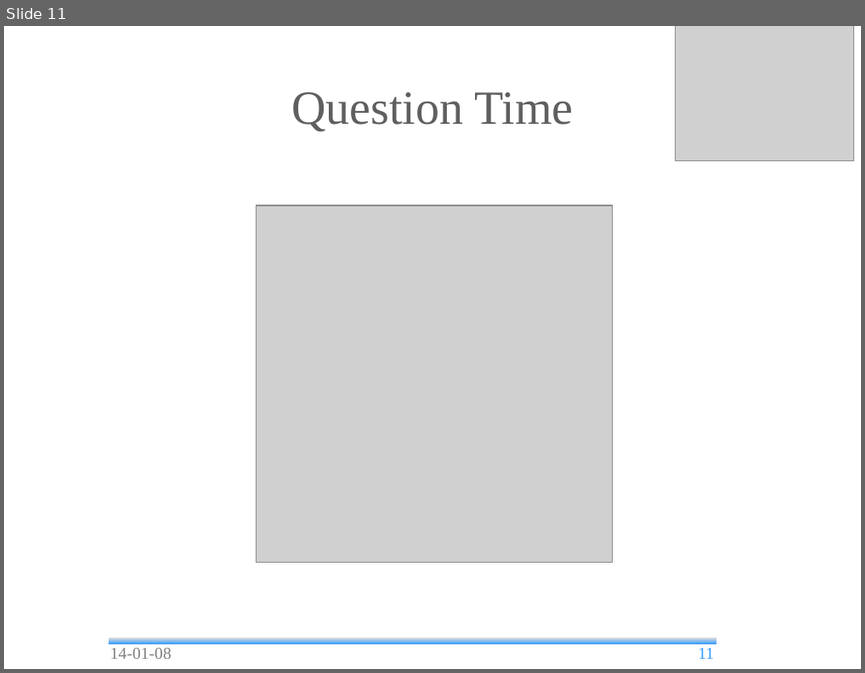
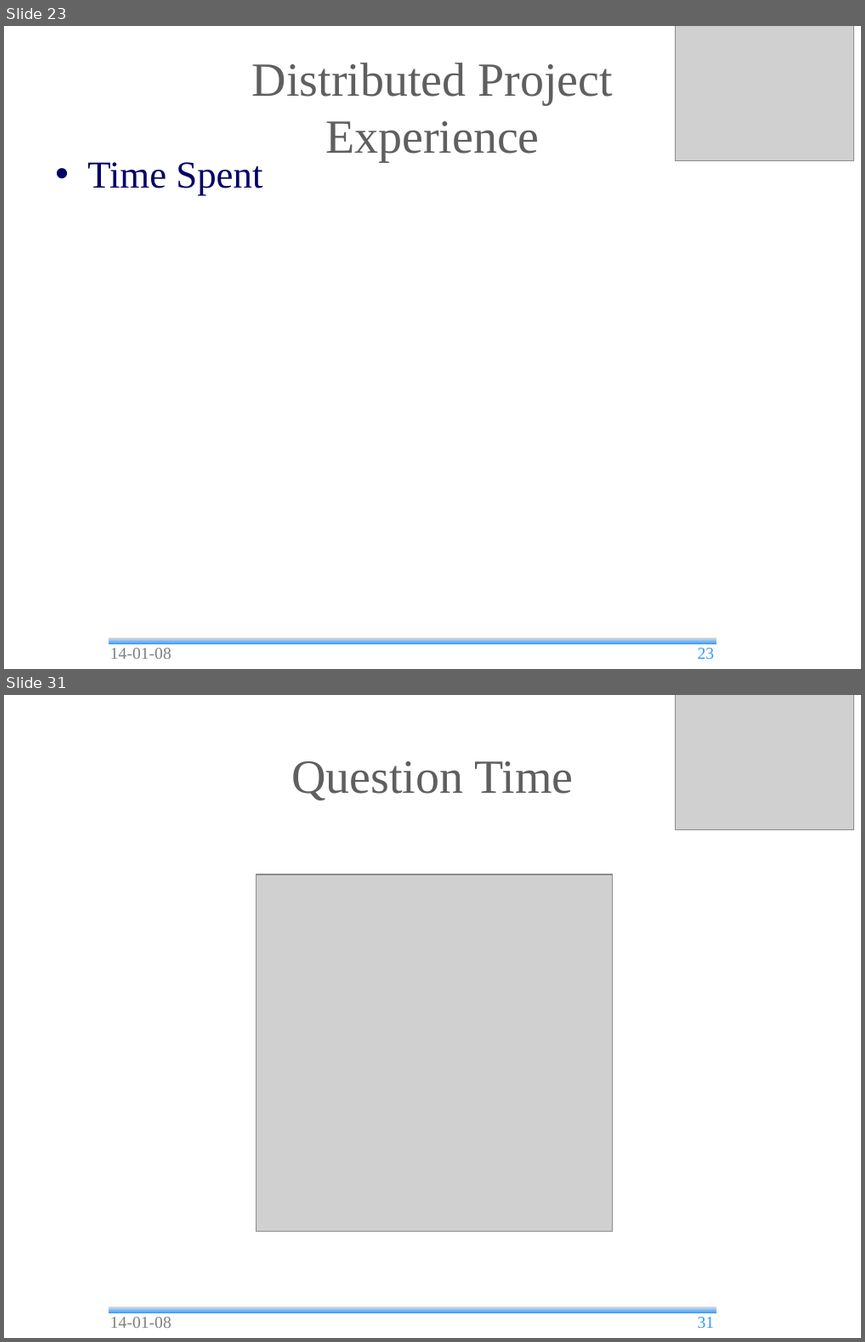
Before and after one commit to andrea-bottoli/DSD, a slide deck: Documentation/Presentations/Final_Presentation.odp. Shown one above the other, each under a label of ours: slide 11 before the commit, slides 23 and 31 after it; the slides between them are not shown. The pictures are 865x673 and 865x1342 pixels, drawn with LibreOffice and Linux fonts; fonts in the diff are those of the drawing; grey boxes stand for pictures; background and template pictures are left out. Boxes give left, top, right and bottom in pixels: in the first picture for what was removed or moved away, otherwise in the second. Text is boxed around its words. In the diff, an @@ line names an element or a change of style, - is before the commit and + after.

```diff
--- a/Documentation/Presentations/Final_Presentation.odp
+++ b/Documentation/Presentations/Final_Presentation.odp
@@ slide 23 added at [4,26,861,669], background #FFFFFF; not listed: 1 template element that a slide beside it also shows @@
@@ picture added at [675,26,853,160] @@
@@ title added at [252,63,612,161], 40 pt, text #5F5F5F @@
+Distributed Project
+Experience
@@ text added at [87,162,262,196], 32 pt, text #000066 @@
+• Time Spent
@@ text added at [110,647,171,658], 14 pt, text #808080 @@
+14-01-08
@@ page number added at [698,647,715,658], 14 pt, text #3399FF @@
+23
@@ what was slide 11 is now slide 31 @@
@@ page number at [698,1316,715,1327]: text changed @@
-11
+31
```
Also in this commit, not shown: 2 slides changed, 19 other slides added, 1 other file.
